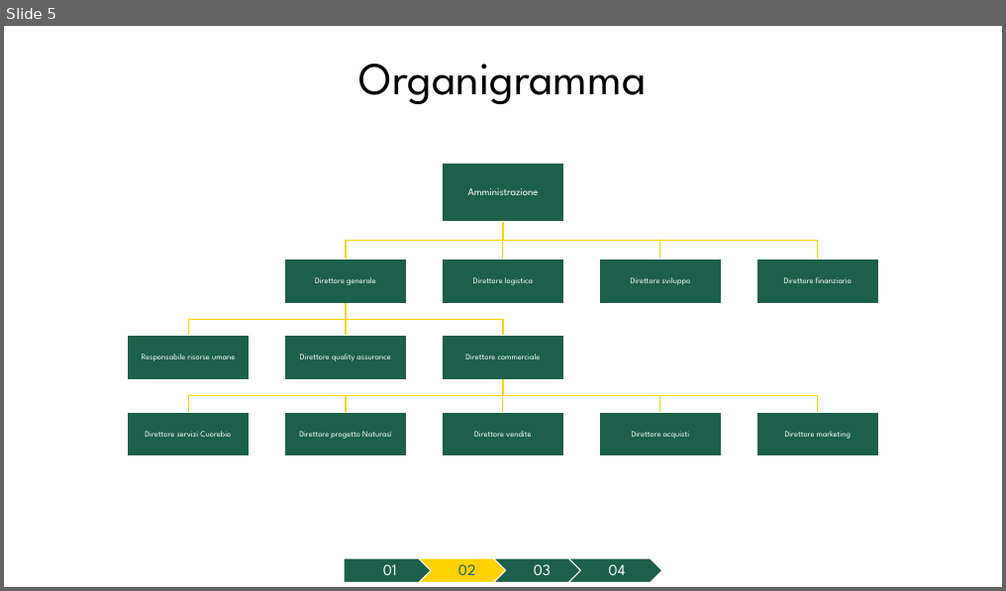
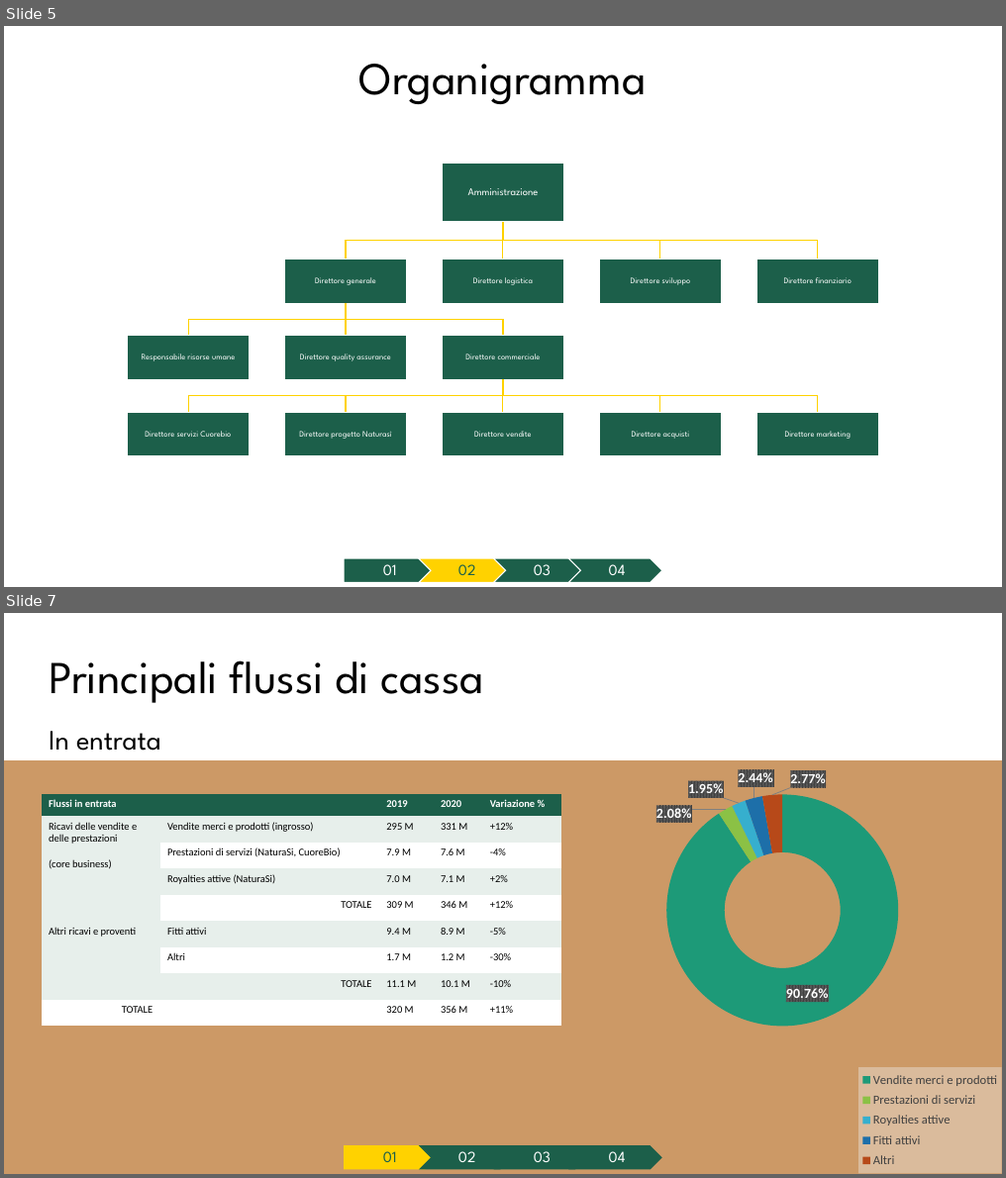
Before and after one commit to Censacrof/naturasi-pw-eoa, a slide deck: PresentazioneNaturasi.pptx. Shown one above the other, each under a label of ours: slide 5 before the commit, slides 5 and 7 after it; the slides between them are not shown. The pictures are 1006x591 and 1006x1178 pixels, drawn with LibreOffice and Linux fonts; fonts in the diff are those of the drawing. Boxes give left, top, right and bottom in pixels: in the first picture for what was removed or moved away, otherwise in the second. Text is boxed around its words. In the diff, an @@ line names an element or a change of style, - is before the commit and + after.

```diff
--- a/PresentazioneNaturasi.pptx
+++ b/PresentazioneNaturasi.pptx
@@ slide 7 added at [4,613,1002,1174], background #FFFFFF @@
@@ text added at [49,661,484,751], 44 pt, text #000000 @@
+Principali flussi di cassa
+In entrata
@@ rectangle added at [4,761,1002,1174], fill #CC9966, outline #CC9966 1 pt @@
@@ doughnut chart added at [531,761,1002,1174] @@
+categories: Vendite merci e prodotti, Prestazioni di servizi, Royalties attive, Fitti attivi, Altri
+Series 1: 90.76, 2.08, 1.95, 2.44, 2.77
@@ table added at [42,794,561,1026], 9 rows, 5 columns @@
+Flussi in entrata |  | 2019 | 2020 | Variazione %
+Ricavi delle vendite e delle prestazioni / (core business) | Vendite merci e prodotti (ingrosso) | 295 M | 331 M | +12%
+ | Prestazioni di servizi (NaturaSi, CuoreBio) | 7.9 M | 7.6 M | -4%
+ | Royalties attive (NaturaSi) | 7.0 M | 7.1 M | +2%
+ | TOTALE | 309 M | 346 M | +12%
+Altri ricavi e proventi | Fitti attivi | 9.4 M | 8.9 M | -5%
+ | Altri | 1.7 M | 1.2 M | -30%
+ | TOTALE | 11.1 M | 10.1 M | -10%
+TOTALE |  | 320 M | 356 M | +11%
@@ group added at [344,1146,662,1170]: 4 texts, 3 chevrons, 1 pentagon arrow @@
+01
+02
+03
+04
```
Also in this commit, not shown: 1 slide changed, 4 other slides added, 2 slides removed.
